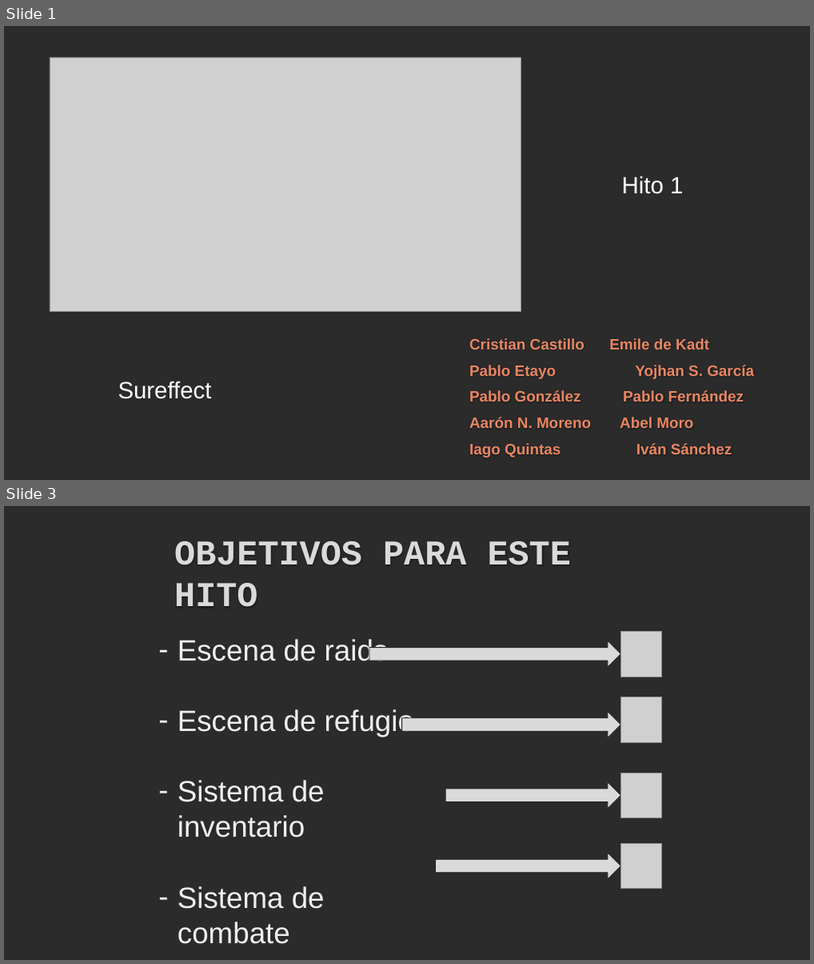
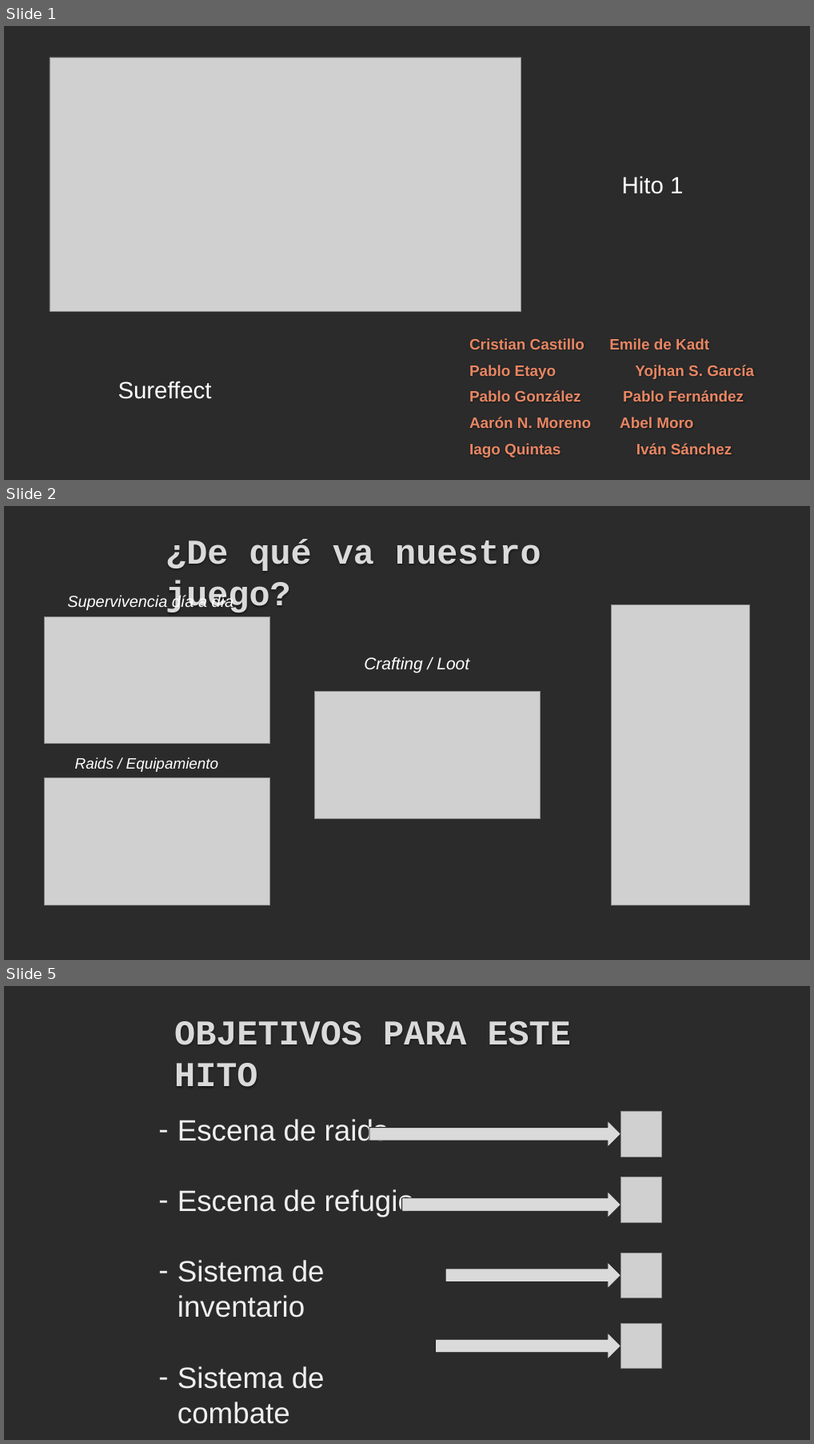
Before and after one commit to iquintasALT/PROYECTOS_II, a slide deck: docs/milestones/hito_1/presentacionhito1.pptx. Shown one above the other, each under a label of ours: slides 1 and 3 before the commit, slides 1, 2 and 5 after it; the slides between them are not shown. The pictures are 814x964 and 814x1444 pixels, drawn with LibreOffice and Linux fonts; fonts in the diff are those of the drawing; grey boxes stand for pictures; background and template pictures are left out; a plain dark background stands for a picture behind light text. Boxes give left, top, right and bottom in pixels: in the first picture for what was removed or moved away, otherwise in the second. Text is boxed around its words. In the diff, an @@ line names an element or a change of style, - is before the commit and + after.

```diff
--- a/docs/milestones/hito_1/presentacionhito1.pptx
+++ b/docs/milestones/hito_1/presentacionhito1.pptx
@@ slide 2 added at (4,506,810,960), background picture (left out) @@
@@ subtitle added at (166,539,542,612), 41.4 pt, text #DADADA, bold @@
+¿De qué va nuestro juego?
@@ text added at (67,594,234,610), 19 pt, text #FFFFFF, italic @@
+Supervivencia día a día
@@ picture added at (45,616,270,744) @@
@@ picture added at (611,604,750,905) @@
@@ text added at (364,656,470,673), 20 pt, text #FFFFFF, italic @@
+Crafting / Loot
@@ picture added at (315,691,541,818) @@
@@ text added at (75,757,219,772), 18 pt, text #FFFFFF, italic @@
+Raids / Equipamiento
@@ picture added at (45,778,270,905) @@
@@ what was slide 3 is now slide 5 @@
```
Also in this commit, not shown: 2 other slides added, 1 slide removed.
